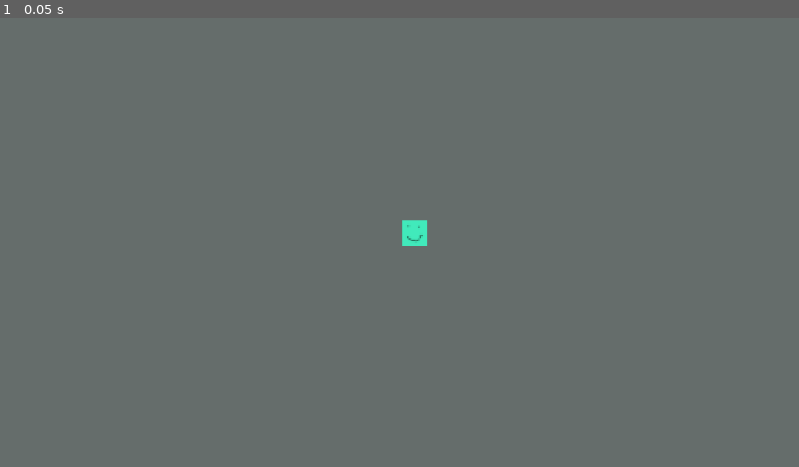
Above: before the commit, frame 1.
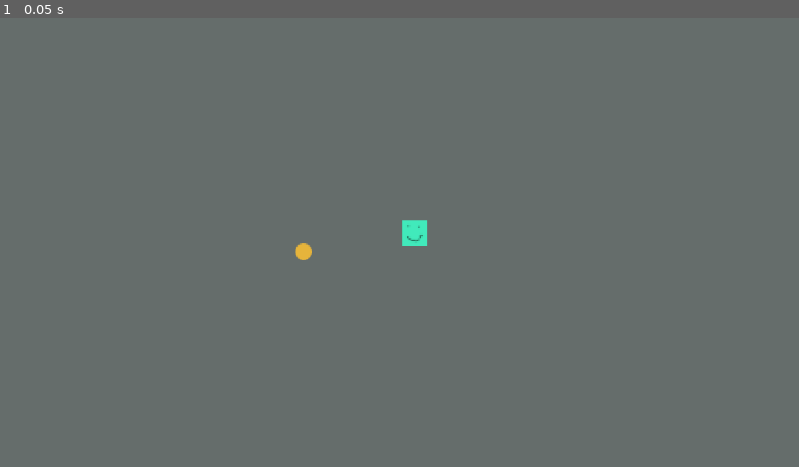
Above: after the commit, the same moment.

Repository: MaxAtoms/fading-life
Game: Godot game, scene res://world/map.tscn
The game is run twice, just before and just after one commit, with the same random seed, the same clock (stepped at 60 frames per second) and the same inputs.
Inputs:
- Up to frame 1 (0.05 s): no input

The runs differ from the first frame. In frame 1, less than 0.1% of the frame differs, in the area x 36-40%, y 50-54%.

Commit message:
snapshot

Diff:
--- /dev/null
+++ b/gameElements/life_orb.gd
@@ -0,0 +1,18 @@
+extends Area2D
+
+@export var life_zone: PackedScene
+
+
+func destroy():
+	var pos = global_position
+
+	if life_zone:
+		var new_instance = life_zone.instantiate()
+		get_parent().add_child(new_instance)
+		new_instance.global_position = pos
+
+	queue_free()
+
+
+func _on_body_shape_entered(body_rid: RID, body: Node2D, body_shape_index: int, local_shape_index: int) -> void:
+	destroy()
--- a/gameElements/life_orb.tscn
+++ b/gameElements/life_orb.tscn
@@ -1,11 +1,15 @@
-[gd_scene load_steps=3 format=3 uid="uid://n6ve6fmnboc1"]
+[gd_scene load_steps=5 format=3 uid="uid://n6ve6fmnboc1"]
 
+[ext_resource type="Script" uid="uid://cuatqwigart2f" path="res://gameElements/life_orb.gd" id="1_5t5e0"]
 [ext_resource type="Texture2D" uid="uid://dfqlndqcfokmi" path="res://gameElements/sun.png" id="1_ek21n"]
+[ext_resource type="PackedScene" uid="uid://byjoa77qhi3c2" path="res://gameElements/life_zone.tscn" id="2_jihdh"]
 
 [sub_resource type="CircleShape2D" id="CircleShape2D_7b4h2"]
 radius = 9.0
 
 [node name="LifeOrb" type="Area2D"]
+script = ExtResource("1_5t5e0")
+life_zone = ExtResource("2_jihdh")
 
 [node name="LifeOrbSprite" type="Sprite2D" parent="."]
 texture_filter = 1
@@ -14,3 +18,5 @@
 [node name="LifeOrbCollision" type="CollisionShape2D" parent="."]
 visible = false
 shape = SubResource("CircleShape2D_7b4h2")
+
+[connection signal="body_shape_entered" from="." to="." method="_on_body_shape_entered"]
--- a/gameElements/life_zone.tscn
+++ b/gameElements/life_zone.tscn
@@ -6,6 +6,7 @@
 radius = 18.0278
 
 [node name="LifeZone" type="Area2D"]
+visibility_layer = 2
 
 [node name="LifeZoneSprite" type="Sprite2D" parent="."]
 texture_filter = 1
--- a/player/Player.tscn
+++ b/player/Player.tscn
@@ -12,8 +12,6 @@
 
 func _physics_process(delta):
 	player_movement(delta)
-
-
 
 func player_movement(delta):
 	if Input.is_action_pressed(\"ui_right\"):
--- a/world/map.tscn
+++ b/world/map.tscn
@@ -1,7 +1,8 @@
-[gd_scene load_steps=3 format=3 uid="uid://btxopix0urky7"]
+[gd_scene load_steps=4 format=3 uid="uid://btxopix0urky7"]
 
 [ext_resource type="Texture2D" uid="uid://cqcne212u6vhs" path="res://world/grey.png" id="2_bxc27"]
 [ext_resource type="PackedScene" uid="uid://dtrtqnb5du6sc" path="res://player/Player.tscn" id="2_uvqf1"]
+[ext_resource type="PackedScene" uid="uid://n6ve6fmnboc1" path="res://gameElements/life_orb.tscn" id="3_bxc27"]
 
 [node name="Map" type="Node2D"]
 
@@ -11,3 +12,6 @@
 
 [node name="Player" parent="." instance=ExtResource("2_uvqf1")]
 position = Vector2(597, 280)
+
+[node name="LifeOrb" parent="." instance=ExtResource("3_bxc27")]
+position = Vector2(490, 298)
Not shown, added: gameElements/life_orb.gd.uid
